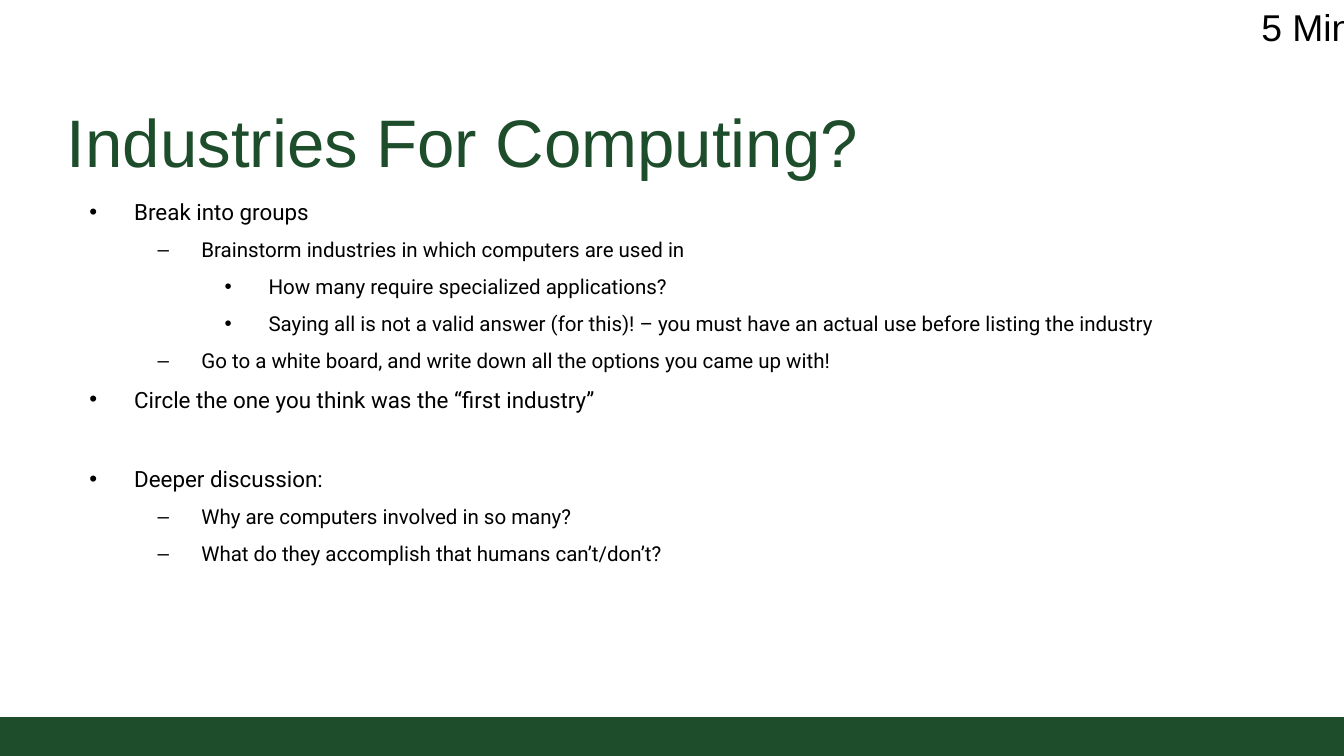
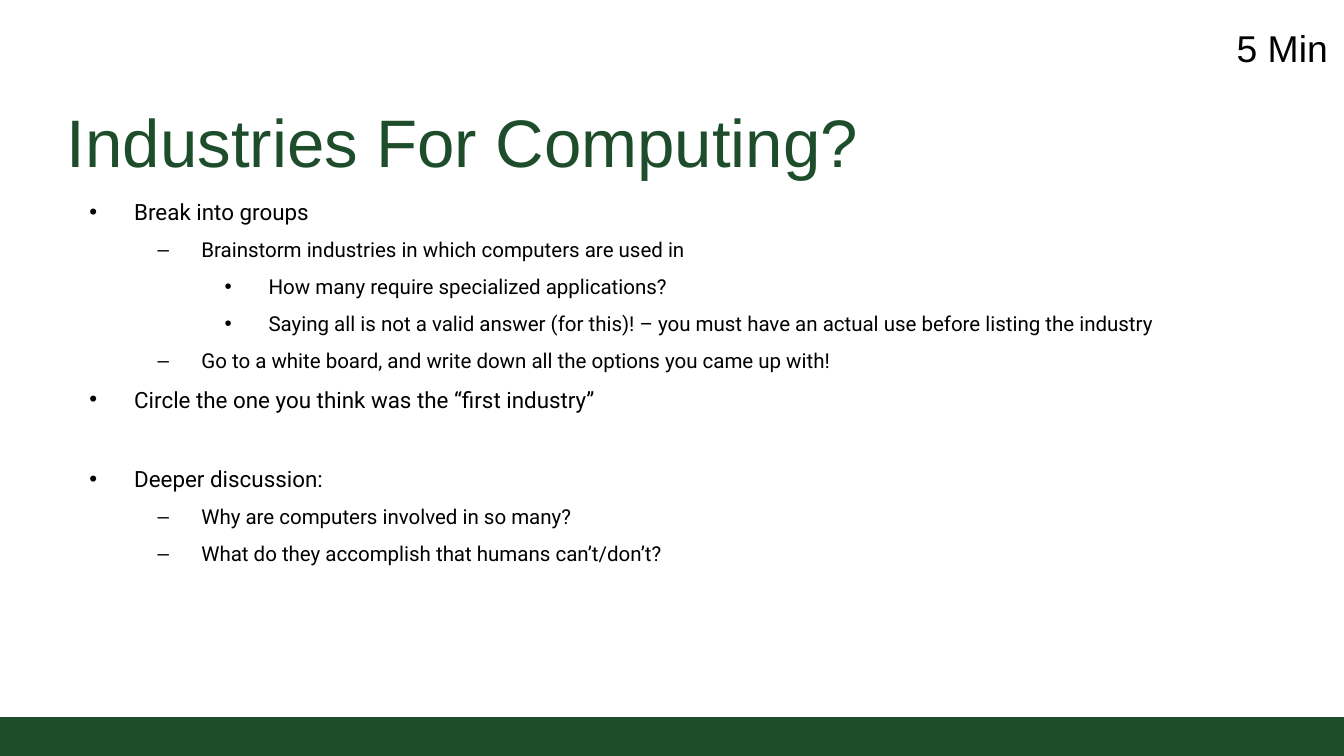
Before and after one commit to CSU-CS150B/handouts, a slide deck: slide 4 of Slides/On-Campus/01_HistoryAndIntro.pptx (slide 2 before the commit). Drawn at 1344x756 pixels with LibreOffice and Linux fonts; fonts in the diff are those of the drawing; background and template pictures are left out. Boxes give left, top, right and bottom in pixels: in the first picture for what was removed or moved away, otherwise in the second. Text is boxed around its words. In the diff, an @@ line names an element or a change of style, - is before the commit and + after.

```diff
--- a/Slides/On-Campus/01_HistoryAndIntro.pptx
+++ b/Slides/On-Campus/01_HistoryAndIntro.pptx
@@ text "5 Min" rewrapped from (1261,14,1344,42) to (1237,35,1328,63) @@
```
Also in this commit, not shown: 3 other slides changed, 3 slides added, 1 slide removed, 1 other file.
